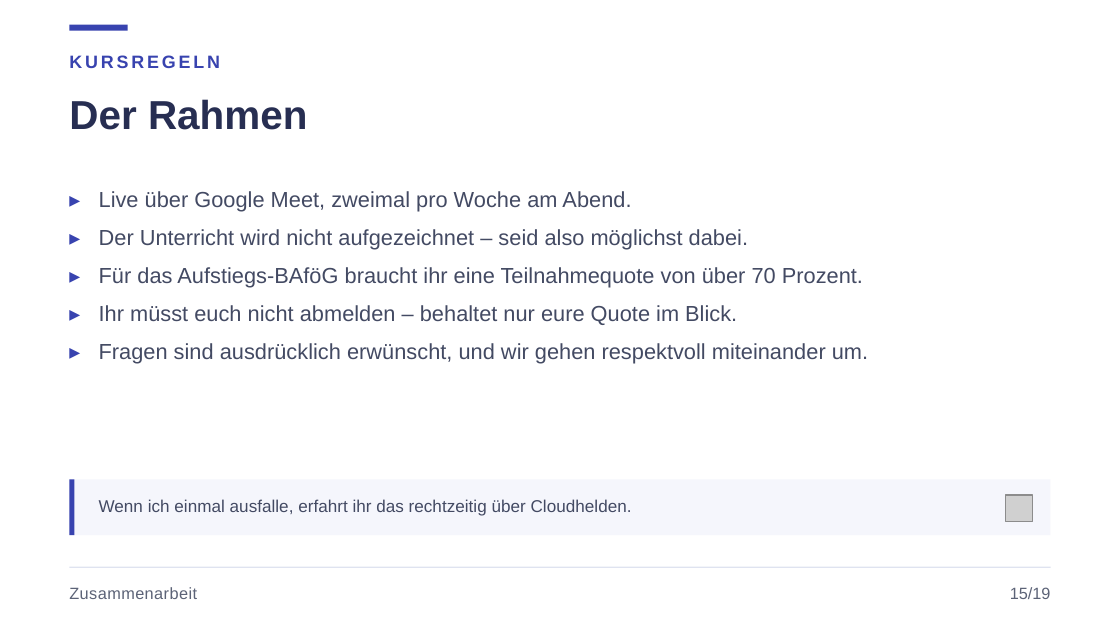
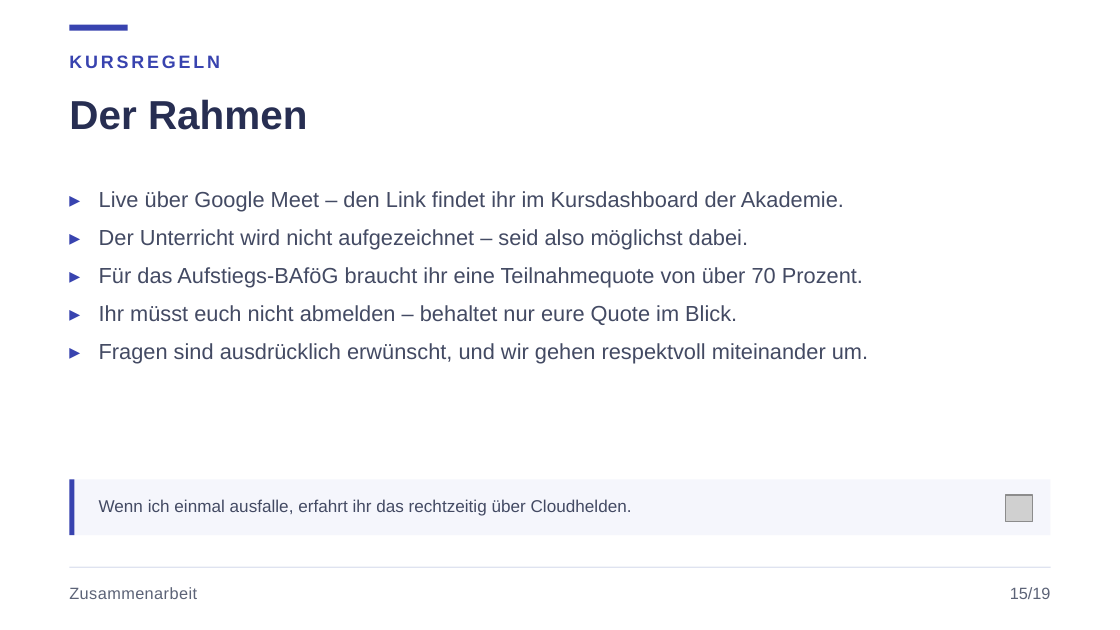
Before and after one commit to JacobMenge/kurs-unterlagen, a slide deck: slide 19 of folien/dist/00-orientierung.pptx. Drawn at 1120x630 pixels with LibreOffice and Linux fonts; fonts in the diff are those of the drawing; grey boxes stand for pictures. Boxes give left, top, right and bottom in pixels: in the first picture for what was removed or moved away, otherwise in the second. Text is boxed around its words. In the diff, an @@ line names an element or a change of style, - is before the commit and + after.

Commit message:
folien: an akademie-inhalte angeglichen (terraform, iot, probeklausuren, akademie-beschreibung)

```diff
--- a/folien/dist/00-orientierung.pptx
+++ b/folien/dist/00-orientierung.pptx
@@ text at (x1=99, y1=191, x2=844, y2=212): text changed @@
-▸ Live über Google Meet, zweimal pro Woche am Abend.
+▸ Live über Google Meet – den Link findet ihr im Kursdashboard der Akademie.
```
Also in this commit, not shown: 2 other slides changed, 3 other files.
